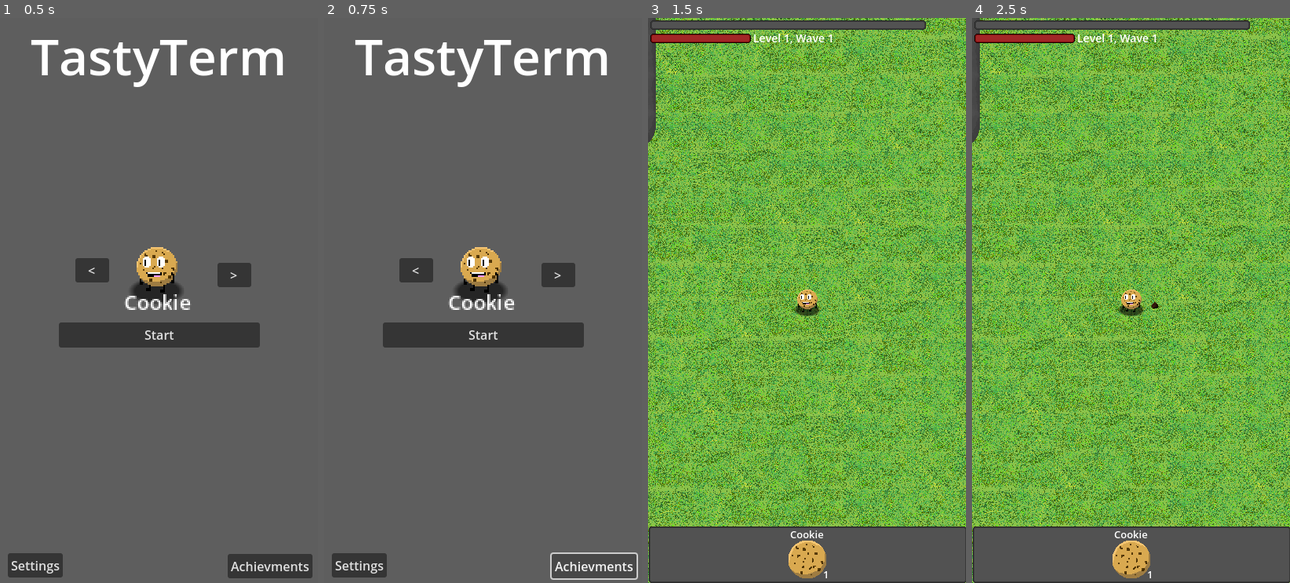
Above: before the commit, frames 1-4 (left to right).
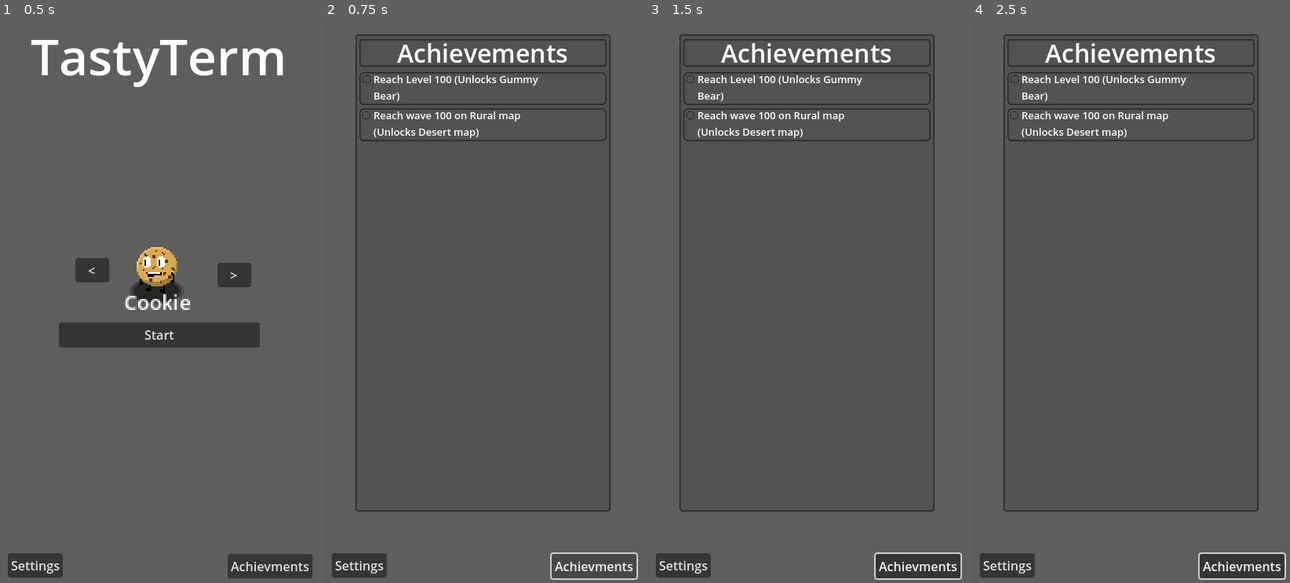
Above: after the commit, the same moments.

Repository: EightLimbed/Tasty-Terminator
Game: Godot game, scene res://Main Menu/MainMenu.tscn
Two runs of this game, one before a commit and one after it. Both use one fixed random seed, a clock stepped at 60 frames per second and the inputs below.
Inputs (mouse positions are in pixels of both pictures, inside the frame that each line leads up to):
- Up to frame 1 (0.5 s): no input
- Up to frame 2 (0.75 s): click "Achievments" at 0.5 s
- Up to frame 3 (1.5 s): click "Start" at 1.25 s
- Up to frame 4 (2.5 s): click (1131, 334) at 2 s, where only the run after the commit has a clickable "Start"

Frame 1 is identical in both runs. In frame 2, 10% of the frame differs, in the area x 9-91%, y 2-88%; in frame 3, 92%, in the area x 0-100%, y 0-100%; in frame 4, 92%.

Commit message:
Fixed Achievement Display Bugs, and Added Window

Diff:
--- a/Enemies/Resources/Default.tres
+++ b/Enemies/Resources/Default.tres
@@ -24,7 +24,7 @@
 [resource]
 script = ExtResource("1_3lu5h")
 frames = SubResource("SpriteFrames_734tm")
-health = 40
+health = 60
 speed = 3000
 melee_damage = 10
 experience_drop = 1
--- a/Enemies/Resources/Dryd.tres
+++ b/Enemies/Resources/Dryd.tres
@@ -24,7 +24,7 @@
 [resource]
 script = ExtResource("3_rlen2")
 frames = SubResource("SpriteFrames_ki7hf")
-health = 100
+health = 150
 speed = 7000
 melee_damage = 15
 experience_drop = 10
--- a/Enemies/Resources/Edd.tres
+++ b/Enemies/Resources/Edd.tres
@@ -24,7 +24,7 @@
 [resource]
 script = ExtResource("1_fl54v")
 frames = SubResource("SpriteFrames_ki7hf")
-health = 80
+health = 100
 speed = 4000
 melee_damage = 15
 experience_drop = 3
--- a/Game/Game.gd
+++ b/Game/Game.gd
@@ -2,10 +2,11 @@
 
 @onready var world = $World
 @onready var player = $Player
+@onready var weapon_container = player.get_node("WeaponContainer")
 @onready var enemy_container = $EnemyContainer
 @onready var experience_container = $ExperienceContainer
 @onready var wave_timer = $WaveTimer
-@onready var save_file = preload("res://Main Menu/Achievments/LocalAchievments.tres")
+@onready var save_file = preload("res://Main Menu/Achievements/LocalAchievements.tres")
 var enemy = preload("res://Enemies/Enemy.tscn")
 var random = RandomNumberGenerator.new()
 var wave : int = 1
@@ -14,6 +15,7 @@
 
 # Called when the node enters the scene tree for the first time.
 func _ready():
+	print(world_profile.name)
 	world.update_profile(world_profile)
 	player.start(character_profile)
 	spawn_enemies_normal(2, wave)
@@ -23,9 +25,11 @@
 	achievments_check()
 
 func achievments_check():
-	if player.level >= 1 and not save_file.achievments["Reach Level 100 (Unlocks Gummy Bear)"] == true:
-		save_file.achievments["Reach Level 100 (Unlocks Gummy Bear)"] = true
+	if player.level >= 1 and not save_file.achievements["Reach Level 100 (Unlocks Gummy Bear)"] == true:
+		save_file.achievements["Reach Level 100 (Unlocks Gummy Bear)"] = true
 		ResourceSaver.save(save_file, "user://save/AchievementLog.tres")
+	if wave > 100 and world_profile.name == "Rural" and not save_file.achievements["Reach wave 100 on Rural map (Unlocks Desert map)"] == true:
+		save_file.achievements["Reach wave 100 on Rural map (Unlocks Desert map)"]
 
 func spawn_enemies_normal(amount, difficulty):
 	for i in amount-enemy_container.get_child_count():
--- /dev/null
+++ b/Main Menu/Achievements/AchievementDisplay.gd
@@ -0,0 +1,32 @@
+extends Control
+
+@onready var achievement_container = $ScrollContainer/VBoxContainer
+@onready var unlocked_texture : Texture2D = load("res://Main Menu/Art/AchievementUnlocked.png")
+@onready var locked_texture : Texture2D = load("res://Main Menu/Art/AchievementLocked.png")
+
+func update(save_file) -> void:
+	for child in achievement_container.get_children():
+		child.queue_free()
+	var achievements = save_file.achievements.keys()
+	for key in achievements:
+		var display = NinePatchRect.new()
+		display.patch_margin_left = 15
+		display.patch_margin_top = 15
+		display.patch_margin_right = 5
+		display.patch_margin_bottom = 5
+		if save_file.achievements[key]:
+			display.texture = unlocked_texture
+		else:
+			display.texture = locked_texture
+		var label = Label.new()
+		label.text = key
+		label.label_settings = load("res://HUD/Name.tres")
+		label.autowrap_mode = TextServer.AUTOWRAP_WORD_SMART
+		label.size.x = 232
+		label.position = Vector2(18,0)
+		display.add_child(label)
+		achievement_container.add_child(display)
+		display.custom_minimum_size.y = label.size.y+3
+
+func _on_exit_pressed() -> void:
+	visible = false
--- /dev/null
+++ b/Main Menu/Achievements/AchievementDisplay.tscn
@@ -0,0 +1,95 @@
+[gd_scene load_steps=4 format=3 uid="uid://cjh381wkxqgma"]
+
+[ext_resource type="Script" path="res://Main Menu/Achievements/AchievementDisplay.gd" id="1_ryq6v"]
+[ext_resource type="Texture2D" uid="uid://dv0lei01qofet" path="res://HUD/Art/HealthbarEmpty.png" id="2_loxnb"]
+
+[sub_resource type="LabelSettings" id="LabelSettings_plboe"]
+font_size = 32
+
+[node name="AchievementDisplay" type="Control"]
+layout_mode = 3
+anchors_preset = 15
+anchor_right = 1.0
+anchor_bottom = 1.0
+offset_left = 32.0
+offset_top = 14.0
+offset_right = -32.0
+offset_bottom = -84.0
+grow_horizontal = 2
+grow_vertical = 2
+script = ExtResource("1_ryq6v")
+
+[node name="NinePatchRect" type="NinePatchRect" parent="."]
+texture_filter = 1
+layout_mode = 1
+anchors_preset = 8
+anchor_left = 0.5
+anchor_top = 0.5
+anchor_right = 0.5
+anchor_bottom = 0.5
+offset_left = -162.5
+offset_top = -304.0
+offset_right = 162.5
+offset_bottom = 304.0
+grow_horizontal = 2
+grow_vertical = 2
+texture = ExtResource("2_loxnb")
+patch_margin_left = 3
+patch_margin_top = 3
+patch_margin_right = 3
+patch_margin_bottom = 3
+
+[node name="ScrollContainer" type="ScrollContainer" parent="."]
+custom_minimum_size = Vector2(315, 0)
+layout_mode = 1
+anchors_preset = 8
+anchor_left = 0.5
+anchor_top = 0.5
+anchor_right = 0.5
+anchor_bottom = 0.5
+offset_left = -157.5
+offset_top = -256.0
+offset_right = 157.5
+offset_bottom = 295.0
+grow_horizontal = 2
+grow_vertical = 2
+horizontal_scroll_mode = 0
+vertical_scroll_mode = 3
+
+[node name="VBoxContainer" type="VBoxContainer" parent="ScrollContainer"]
+custom_minimum_size = Vector2(315, 0)
+layout_mode = 2
+
+[node name="Title" type="NinePatchRect" parent="."]
+texture_filter = 1
+layout_mode = 1
+anchors_preset = 5
+anchor_left = 0.5
+anchor_right = 0.5
+offset_left = -157.5
+offset_top = 13.0
+offset_right = 157.5
+offset_bottom = 48.0
+grow_horizontal = 2
+texture = ExtResource("2_loxnb")
+patch_margin_left = 3
+patch_margin_top = 3
+patch_margin_right = 3
+patch_margin_bottom = 3
+
+[node name="Label" type="Label" parent="Title"]
+layout_mode = 1
+anchors_preset = 8
+anchor_left = 0.5
+anchor_top = 0.5
+anchor_right = 0.5
+anchor_bottom = 0.5
+offset_left = -202.5
+offset_top = -22.5
+offset_right = 202.5
+offset_bottom = 22.5
+grow_horizontal = 2
+grow_vertical = 2
+text = "Achievements"
+label_settings = SubResource("LabelSettings_plboe")
+horizontal_alignment = 1
--- a/Main Menu/Achievments/AchievmentLog.gd
+++ b/Main Menu/Achievements/AchievementLog.gd
@@ -2,7 +2,7 @@
 
 class_name AchievmentsLog
 
-@export var achievments : Dictionary
+@export var achievements : Dictionary
 
 func verify_save():
 	DirAccess.make_dir_absolute("user://save")
--- /dev/null
+++ b/Main Menu/Achievements/LocalAchievements.tres
@@ -0,0 +1,10 @@
+[gd_resource type="Resource" script_class="AchievmentsLog" load_steps=2 format=3 uid="uid://bc8xrwomtvpi7"]
+
+[ext_resource type="Script" path="res://Main Menu/Achievements/AchievementLog.gd" id="1_0l0ve"]
+
+[resource]
+script = ExtResource("1_0l0ve")
+achievements = {
+"Reach Level 100 (Unlocks Gummy Bear)": false,
+"Reach wave 100 on Rural map (Unlocks Desert map)": false
+}
--- a/Main Menu/Achievments/AchievmentDisplay.gd
+++ /dev/null
@@ -1,28 +0,0 @@
-extends Control
-
-@onready var save_file = preload("res://Main Menu/Achievments/LocalAchievments.tres")
-@onready var achievment_container = $VBoxContainer
-@onready var unlocked_texture : Texture2D = load("res://Main Menu/Art/AchievmentUnlocked.png")
-@onready var locked_texture : Texture2D = load("res://Main Menu/Art/AchievmentLocked.png")
-
-func _ready() -> void:
-	var achievments = save_file.achievments.keys()
-	for key in achievments:
-		var display = NinePatchRect.new()
-		display.patch_margin_left = 15
-		display.patch_margin_top = 15
-		display.patch_margin_right = 5
-		display.patch_margin_bottom = 5
-		if save_file.achievments[key]:
-			display.texture = unlocked_texture
-		else:
-			display.texture = locked_texture
-		var label = Label.new()
-		label.text = key
-		label.label_settings = load("res://HUD/Name.tres")
-		label.autowrap_mode = TextServer.AUTOWRAP_WORD_SMART
-		label.size.x = 232
-		label.position = Vector2(18,0)
-		display.add_child(label)
-		achievment_container.add_child(display)
-		display.custom_minimum_size.y = label.size.y+3
--- a/Main Menu/Achievments/AchievmentDisplay.tscn
+++ /dev/null
@@ -1,16 +0,0 @@
-[gd_scene load_steps=2 format=3 uid="uid://cjh381wkxqgma"]
-
-[ext_resource type="Script" path="res://Main Menu/Achievments/AchievmentDisplay.gd" id="1_ryq6v"]
-
-[node name="AchievmentDisplay" type="Control"]
-layout_mode = 3
-anchors_preset = 0
-offset_right = 40.0
-offset_bottom = 40.0
-script = ExtResource("1_ryq6v")
-
-[node name="VBoxContainer" type="VBoxContainer" parent="."]
-custom_minimum_size = Vector2(256, 0)
-layout_mode = 0
-offset_right = 40.0
-offset_bottom = 40.0
--- a/Main Menu/Achievments/LocalAchievments.tres
+++ /dev/null
@@ -1,9 +0,0 @@
-[gd_resource type="Resource" script_class="AchievmentsLog" load_steps=2 format=3 uid="uid://bc8xrwomtvpi7"]
-
-[ext_resource type="Script" path="res://Main Menu/Achievments/AchievmentLog.gd" id="1_o6ddm"]
-
-[resource]
-script = ExtResource("1_o6ddm")
-achievments = {
-"Reach Level 100 (Unlocks Gummy Bear)": false
-}
--- a/Main Menu/MainMenu.gd
+++ b/Main Menu/MainMenu.gd
@@ -5,11 +5,13 @@
 @onready var character_description = $VBoxContainer/CharacterDescription
 @onready var character_description_label = $VBoxContainer/CharacterDescription/Label
 @onready var character_name = $VBoxContainer/CharacterSelect/Display/Name
-@onready var save_file = preload("res://Main Menu/Achievments/LocalAchievments.tres")
+@onready var achievement_display = $AchievmentDisplay
+@onready var save_file = preload("res://Main Menu/Achievements/LocalAchievements.tres")
 var characters : Array[Character] = [preload("res://Player/Characters/Resources/Cookie.tres")]
 var c_index : int = 0
 
 func _ready() -> void:
+	achievement_display.visible = false
 	save_file.verify_save()
 	load_achievments()
 	character_display.play()
@@ -21,7 +23,7 @@
 func load_achievments():
 	if ResourceLoader.exists("user://save/AchievementLog.tres"):
 		save_file = ResourceLoader.load("user://save/AchievementLog.tres")
-	if save_file.achievments["Reach Level 100 (Unlocks Gummy Bear)"]:
+	if save_file.achievements["Reach Level 100 (Unlocks Gummy Bear)"]:
 		characters.append(load("res://Player/Characters/Resources/GummyBear.tres"))
 
 func select_town():
@@ -69,3 +71,10 @@
 		character_description.visible = true
 	else:
 		character_description.visible = false
+
+func _on_temp_achievments_pressed() -> void:
+	achievement_display.update(save_file)
+	if achievement_display.visible ==true:
+		achievement_display.visible = false
+	else:
+		achievement_display.visible = true
--- a/Main Menu/MainMenu.tscn
+++ b/Main Menu/MainMenu.tscn
@@ -7,6 +7,7 @@
 [ext_resource type="Texture2D" uid="uid://bt10bgswjsytr" path="res://Player/Characters/Art/CookieWalk-0.png" id="4_8g5ns"]
 [ext_resource type="LabelSettings" uid="uid://b02ry3r2kq5vl" path="res://HUD/Name.tres" id="5_wyfeg"]
 [ext_resource type="Texture2D" uid="uid://by5xjmtqfs0bw" path="res://Player/Art/Faces/ScaredFace.png" id="6_u6a4v"]
+[ext_resource type="PackedScene" uid="uid://cjh381wkxqgma" path="res://Main Menu/Achievements/AchievementDisplay.tscn" id="8_uwlwx"]
 
 [sub_resource type="LabelSettings" id="LabelSettings_7v2bj"]
 font_size = 64
@@ -210,7 +211,11 @@
 offset_bottom = 713.0
 text = "Settings"
 
+[node name="AchievmentDisplay" parent="." instance=ExtResource("8_uwlwx")]
+layout_mode = 1
+
 [connection signal="pressed" from="VBoxContainer/CharacterSelect/TempRightCharacter" to="." method="_on_temp_right_character_pressed"]
 [connection signal="pressed" from="VBoxContainer/CharacterSelect/TempLeftCharacter" to="." method="_on_temp_left_character_pressed"]
 [connection signal="toggled" from="VBoxContainer/CharacterSelect/Display/Face" to="." method="_on_face_toggled"]
 [connection signal="pressed" from="VBoxContainer/TempStart" to="." method="_on_temp_start_pressed"]
+[connection signal="pressed" from="TempAchievments" to="." method="_on_temp_achievments_pressed"]
--- a/World/Resources/Desert.tres
+++ b/World/Resources/Desert.tres
@@ -8,5 +8,7 @@
 
 [resource]
 script = ExtResource("5_es17m")
+name = "Desert"
+description = ""
 road_frequency = 0.006
 possible_enemies = Array[ExtResource("1_3rkm6")]([ExtResource("2_40nt1"), ExtResource("2_40nt1"), ExtResource("3_h7xvx"), ExtResource("2_40nt1"), ExtResource("2_40nt1"), ExtResource("4_h8te5")])
--- a/World/Resources/Rural.tres
+++ b/World/Resources/Rural.tres
@@ -41,7 +41,7 @@
 
 [resource]
 script = ExtResource("5_2dm3i")
-name = ""
+name = "Rural"
 description = ""
 tileset = SubResource("TileSet_lavpr")
 road_frequency = 0.006
Renamed: Main Menu/Art/AchievmentLocked.png -> Main Menu/Art/AchievementLocked.png
Not shown, changed: Main Menu/Art/AchievementLocked.png.import
Renamed: Main Menu/Art/AchievmentUnlocked.png -> Main Menu/Art/AchievementUnlocked.png
Not shown, changed: Main Menu/Art/AchievementUnlocked.png.import
Binary file added: Main Menu/Art/ExitButton.png
Not shown, changed: Main Menu/Art/ExitButton.png.import
Not shown: 1 places in Main Menu/MainMenu.tscn that only renumber resources
Renamed: Player/Characters/Art/pixilart-frames (6)/Donut-0.png -> Player/Characters/Art/DonutWalk-0.png
Not shown, added: Player/Characters/Art/DonutWalk-0.png.import
Renamed: Player/Characters/Art/pixilart-frames (6)/Donut-1.png -> Player/Characters/Art/DonutWalk-1.png
Not shown, changed: Player/Characters/Art/DonutWalk-1.png.import
